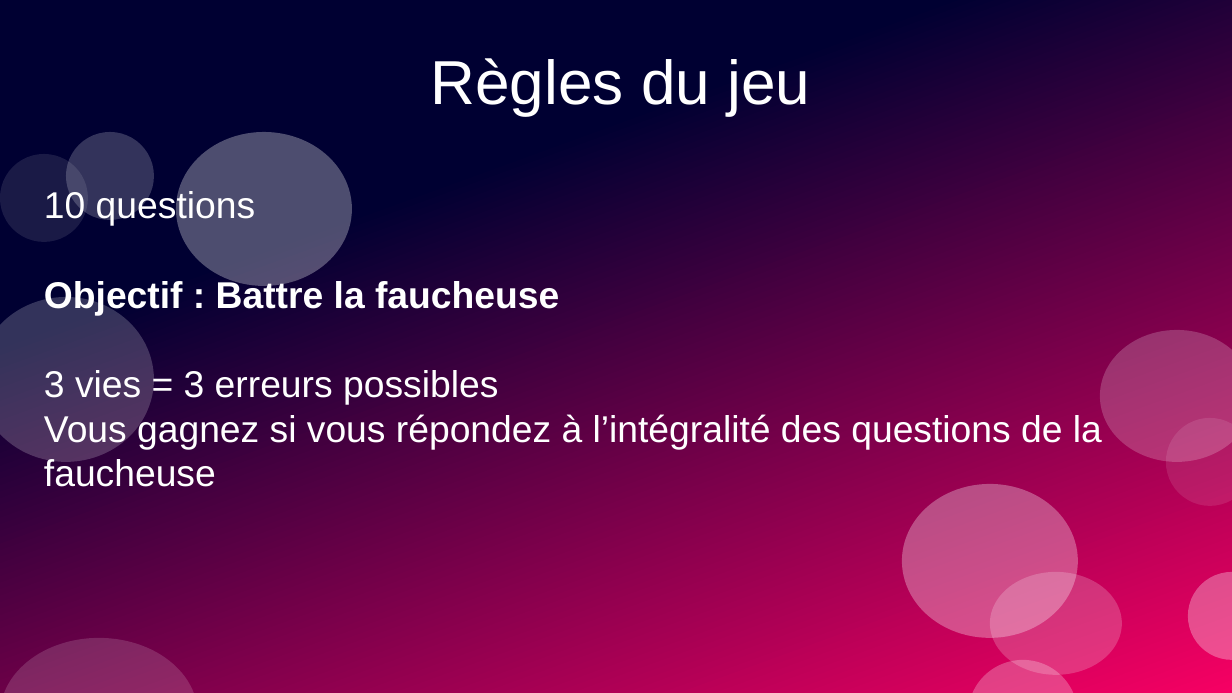
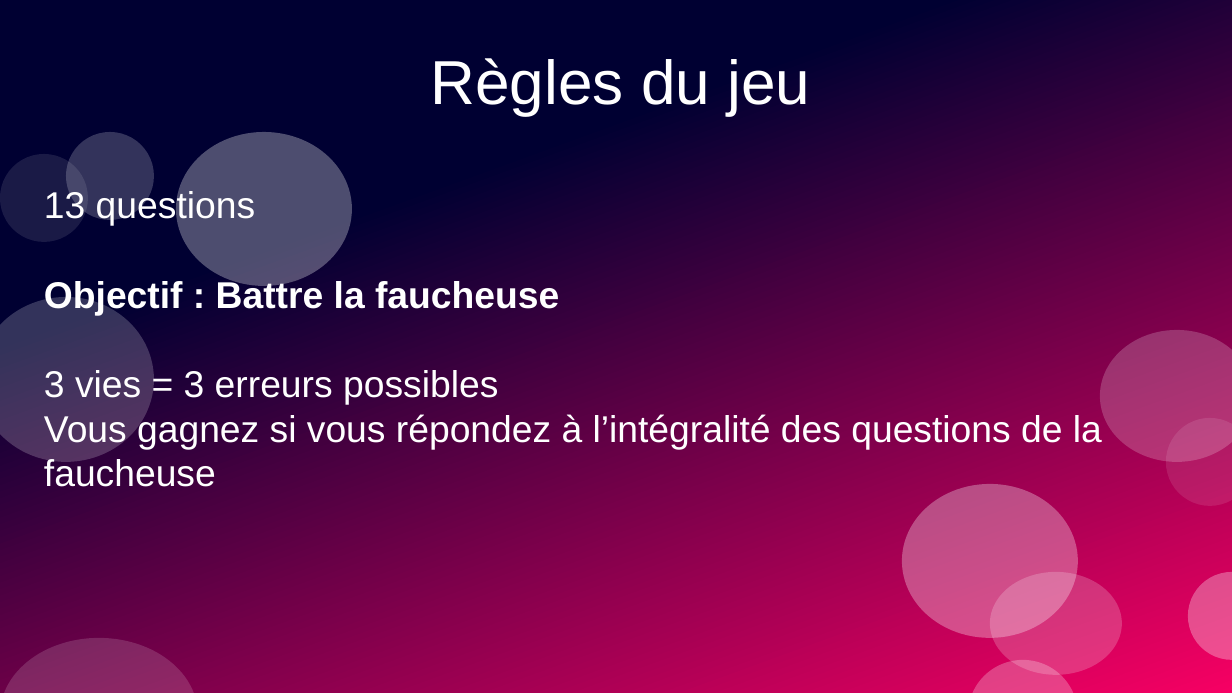
Before and after one commit to RomainVarra/QuizZzZ, a slide deck: slide 3 of Public/Maquettes/Diapos QuizZzZ !.odp. Drawn at 1232x693 pixels with LibreOffice and Linux fonts; fonts in the diff are those of the drawing. Boxes give left, top, right and bottom in pixels: in the first picture for what was removed or moved away, otherwise in the second. Text is boxed around its words. In the diff, an @@ line names an element or a change of style, - is before the commit and + after.

```diff
--- a/Public/Maquettes/Diapos QuizZzZ !.odp
+++ b/Public/Maquettes/Diapos QuizZzZ !.odp
@@ subtitle at (x1=44, y1=189, x2=255, y2=226): text changed @@
-10 questions
+13 questions
```
Also in this commit, not shown: 2 other files.
